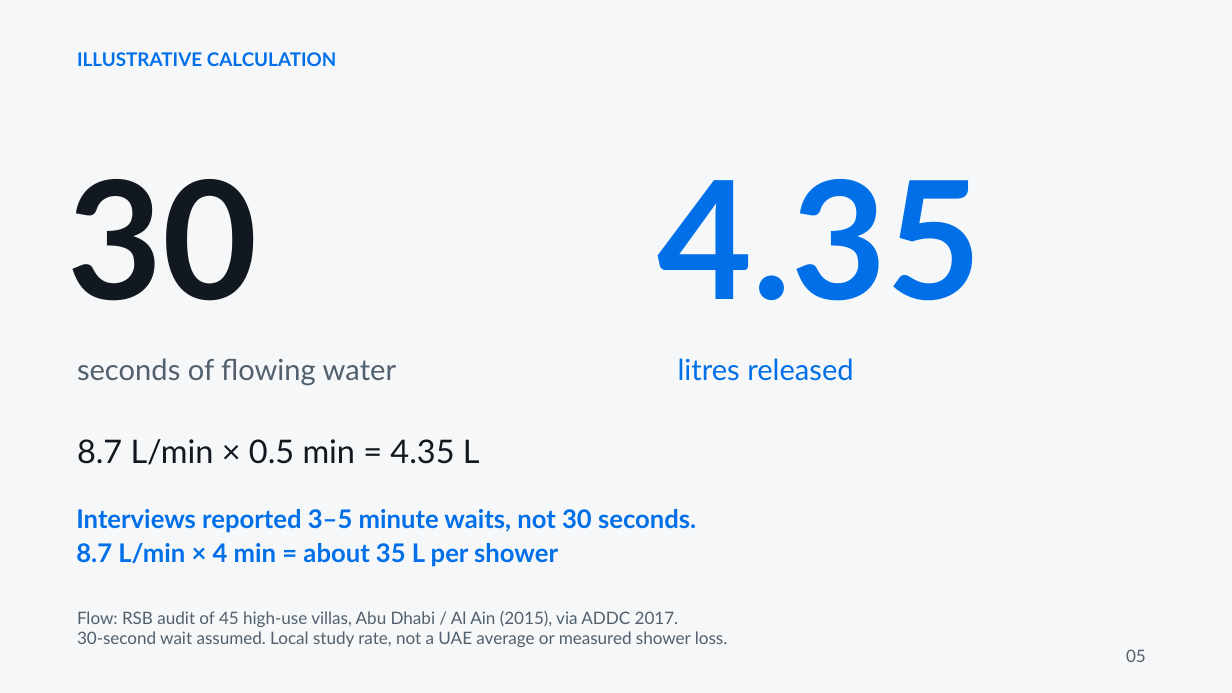
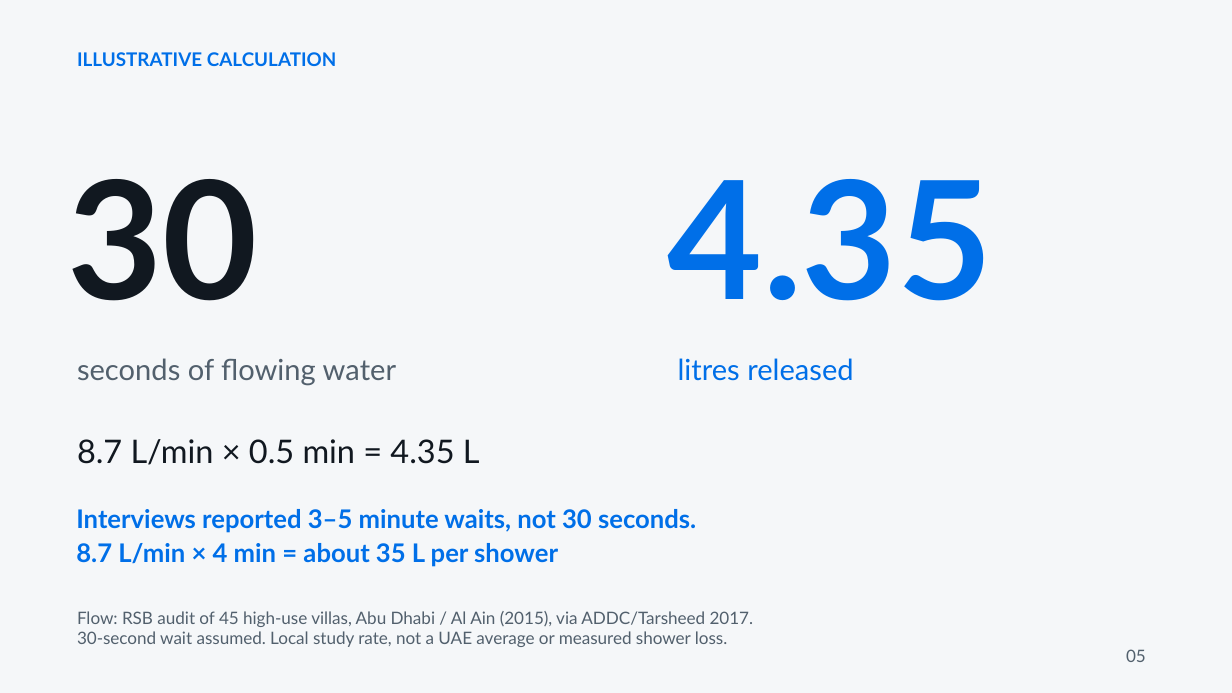
Before and after one commit to nour256/sdsds, a slide deck: slide 5 of IEN_301_Project_1_v2.pptx. Drawn at 1232x693 pixels with LibreOffice and Linux fonts; fonts in the diff are those of the drawing. Boxes give left, top, right and bottom in pixels: in the first picture for what was removed or moved away, otherwise in the second. Text is boxed around its words. In the diff, an @@ line names an element or a change of style, - is before the commit and + after.

```diff
--- a/IEN_301_Project_1_v2.pptx
+++ b/IEN_301_Project_1_v2.pptx
@@ text "4.35": place and size @@
-text "4.35" at [657, 179, 982, 301]
+text "4.35" at [668, 179, 993, 301]
@@ text at [77, 611, 754, 647]: text changed @@
-Flow: RSB audit of 45 high-use villas, Abu Dhabi / Al Ain (2015), via ADDC 2017.
-30-second wait assumed. Local study rate, not a UAE average or measured shower loss.
+Flow: RSB audit of 45 high-use villas, Abu Dhabi / Al Ain (2015), via ADDC/Tarsheed 2017.
+30-second wait assumed. Local study rate, not a UAE average or measured shower loss.
```
Also in this commit, not shown: 8 other slides changed, 4 other files.
